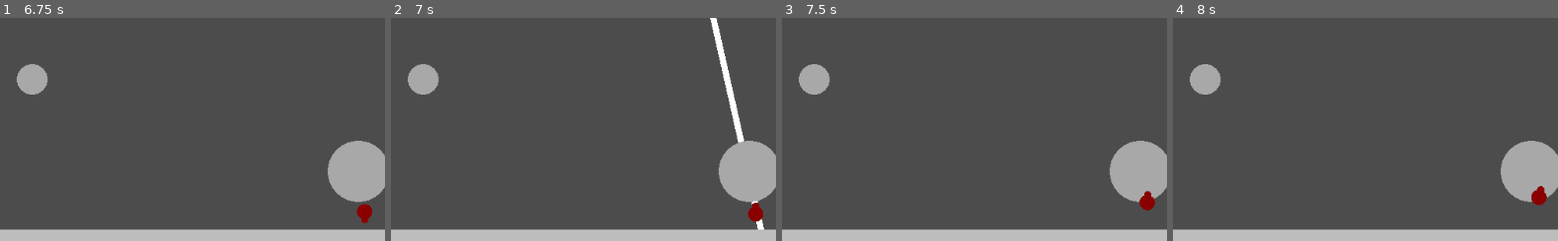
Above: before the commit, frames 1-4 (left to right).
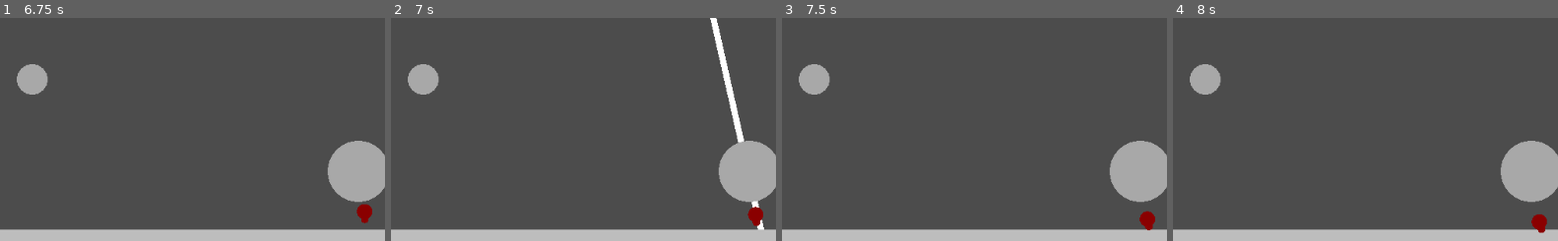
Above: after the commit, the same moments.

Repository: Nabiz/ZombieGameAI
Game: Godot game, scene res://Main.tscn
Same seed, same stepped clock (60 frames per second), same inputs: the game is played once before the commit and once after it.
Inputs:
- Up to frame 1 (6.75 s): hold Up (ui_up) 0.53-2.03 s; hold Left (ui_left) 2.03-3.53 s; hold Down (ui_down) 3.53-4.28 s; hold Right (ui_right) 4.28-5.03 s; hold Up (ui_up) 5.03-5.78 s; hold Right (ui_right) from 5.78 s (still down)
- Up to frame 2 (7 s): keep holding Right (ui_right)
- Up to frame 3 (7.5 s): keep holding Right (ui_right)
- Up to frame 4 (8 s): keep holding Right (ui_right)
The pictures show only the part of the screen within x 16-66%, y 50-100%; the shares and areas given below are measured in that part.

Frame 1 is identical in both runs. In frame 2, 0.1% of the frame differs, in the area x 92-97%, y 82-94%; in frame 3, 0.5%; in frame 4, 0.5%, in the area x 93-98%, y 75-97%.
Error after the commit: Invalid get index 'zombie' (on base: 'Node (Utils.gd)'). (res://Zombie.gd:44)

Commit message:
separetion and alignment

Diff:
--- a/ZombieGame/Main.tscn
+++ b/ZombieGame/Main.tscn
@@ -7,30 +7,22 @@
 
 [node name="Main" type="Node2D"]
 
-[node name="WallN" type="Node2D" parent="." groups=[
-"Wall",
-]]
+[node name="WallN" type="Node2D" parent="." groups=["Wall"]]
 script = ExtResource( 3 )
 size = Vector2( 1024, 20 )
 normal = Vector2( 0, 1 )
 
-[node name="WallS" type="Node2D" parent="." groups=[
-"Wall",
-]]
+[node name="WallS" type="Node2D" parent="." groups=["Wall"]]
 position = Vector2( 0, 580 )
 script = ExtResource( 3 )
 size = Vector2( 1024, 20 )
 normal = Vector2( 0, -1 )
 
-[node name="WallW" type="Node2D" parent="." groups=[
-"Wall",
-]]
+[node name="WallW" type="Node2D" parent="." groups=["Wall"]]
 script = ExtResource( 3 )
 size = Vector2( 20, 600 )
 
-[node name="WallE" type="Node2D" parent="." groups=[
-"Wall",
-]]
+[node name="WallE" type="Node2D" parent="." groups=["Wall"]]
 position = Vector2( 1004, 0 )
 script = ExtResource( 3 )
 size = Vector2( 20, 600 )
--- a/ZombieGame/SteeringBehaviors.gd
+++ b/ZombieGame/SteeringBehaviors.gd
@@ -24,10 +24,11 @@
 
 func calculate() -> Vector2:
 	#var seek = seek(Vector2(400, 700))
-	var wa = wall_avoidance(all_walls)
+	#var wa = wall_avoidance(all_walls)
 #	return wander() + 2*wa + 2*obstacle_avoidance(all_obstacles)
-	var player = zombie.get_parent().get_node("Player")
-	return 10* wa + hide(player, all_obstacles)
+	#var player = zombie.get_parent().get_node("Player")
+	zombie.tag_neighbors(150)
+	return hide(Utils.player, all_obstacles)
 
 #SEEK
 func seek(target_position: Vector2) -> Vector2:
@@ -177,3 +178,25 @@
 	if dist_to_closest == 99999:
 		return evade(target)
 	return arrive(best_hiding_spot, Deceleration.fast)
+
+## STERING BEHAVIORS
+#SEPARATION
+func separation():
+	var steering_force: Vector2
+	for neighbor in Utils.zombies:
+		if neighbor != zombie and neighbor.tag:
+			var to_agent: Vector2 = zombie.position - neighbor.position
+			steering_force += to_agent.normalized() / to_agent.length()
+	return steering_force
+#ALIGNMENT
+func aligment():
+	var average_heading: Vector2
+	var neighbor_count: int
+	for neighbor in zombie.neighbors:
+		if neighbor != zombie and neighbor.tag:
+			average_heading += neighbor.heading
+			neighbor_count += 1
+	if neighbor_count > 0:
+		average_heading /= neighbor_count
+		average_heading -= zombie.heading
+	return average_heading
--- a/ZombieGame/Utils.gd
+++ b/ZombieGame/Utils.gd
@@ -3,3 +3,4 @@
 var player
 var obstacles = []
 var walls = []
+var zombies = []
--- a/ZombieGame/Zombie.gd
+++ b/ZombieGame/Zombie.gd
@@ -8,9 +8,12 @@
 var steering: SteeringBehaviors
 var max_speed: float
 
+var tagged: bool =  false
+
 export var state = "seek"
 
 func _ready() -> void:
+	Utils.zombies.append(self)
 	max_speed = 40
 	radius = 10
 	steering = SteeringBehaviors.new(self)
@@ -36,3 +39,11 @@
 func _draw() -> void:
 	draw_circle(Vector2.ZERO, radius, Color.darkred)
 	draw_circle(radius*Vector2.RIGHT, 5, Color.darkred)
+
+func tag_neighbors(radius: float):
+	for zombie in Utils.zombie:
+		zombie.tagged = false
+		var to: Vector2 = zombie.position - position
+		var range_radius = radius + zombie.radius
+		if zombie != self and to.length_squared() < range_radius * range_radius:
+			zombie.tagged = true
